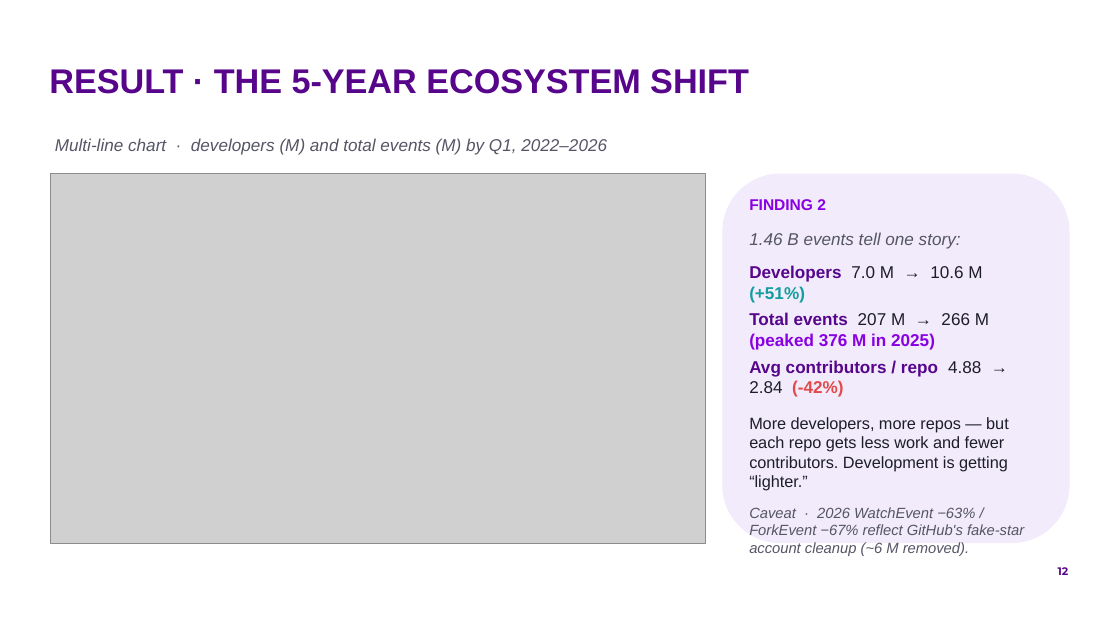
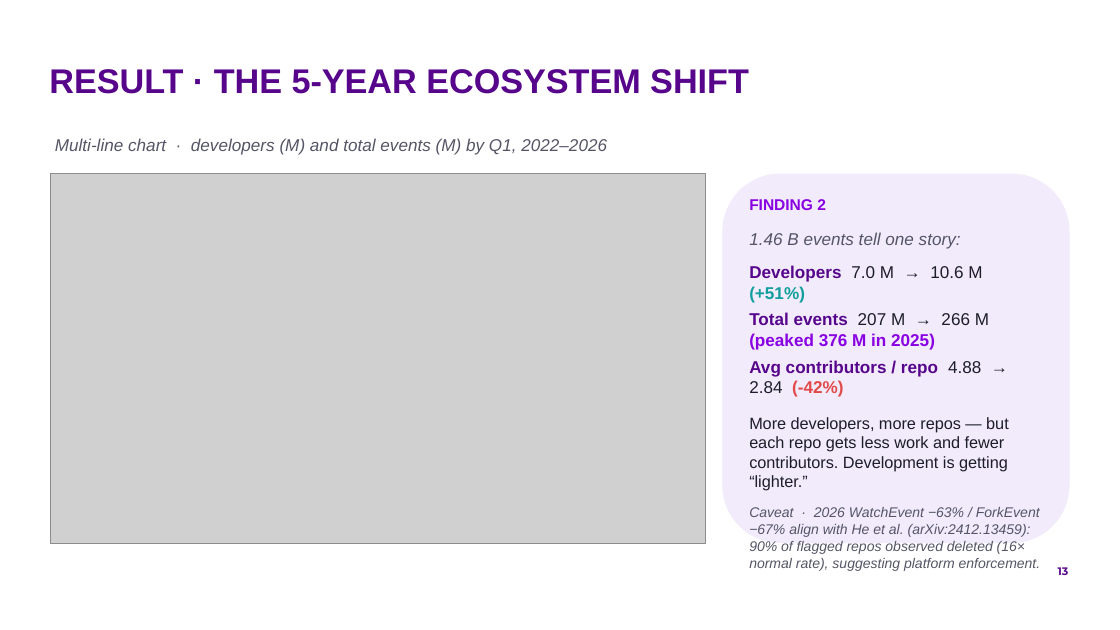
Before and after one commit to by2566-hash/OSS_Pulse, a slide deck: slide 13 of report/presentation/group9_oss_pulse.pptx (slide 12 before the commit). Drawn at 1120x630 pixels with LibreOffice and Linux fonts; fonts in the diff are those of the drawing; grey boxes stand for pictures; background and template pictures are left out. Boxes give left, top, right and bottom in pixels: in the first picture for what was removed or moved away, otherwise in the second. Text is boxed around its words. In the diff, an @@ line names an element or a change of style, - is before the commit and + after.

```diff
--- a/report/presentation/group9_oss_pulse.pptx
+++ b/report/presentation/group9_oss_pulse.pptx
@@ text at [749,507,1041,571]: text changed; size 9.5 to 9 pt @@
-Caveat · 2026 WatchEvent −63% / ForkEvent −67% reflect GitHub's fake-star account cleanup (~6 M removed).
+Caveat · 2026 WatchEvent −63% / ForkEvent −67% align with He et al. (arXiv:2412.13459): 90% of flagged repos observed deleted (16× normal rate), suggesting platform enforcement.
@@ page number at [1058,567,1069,575]: text changed @@
-12
+13
```
Also in this commit, not shown: 9 other slides changed, 4 slides added, 1 slide removed, 3 other files.
